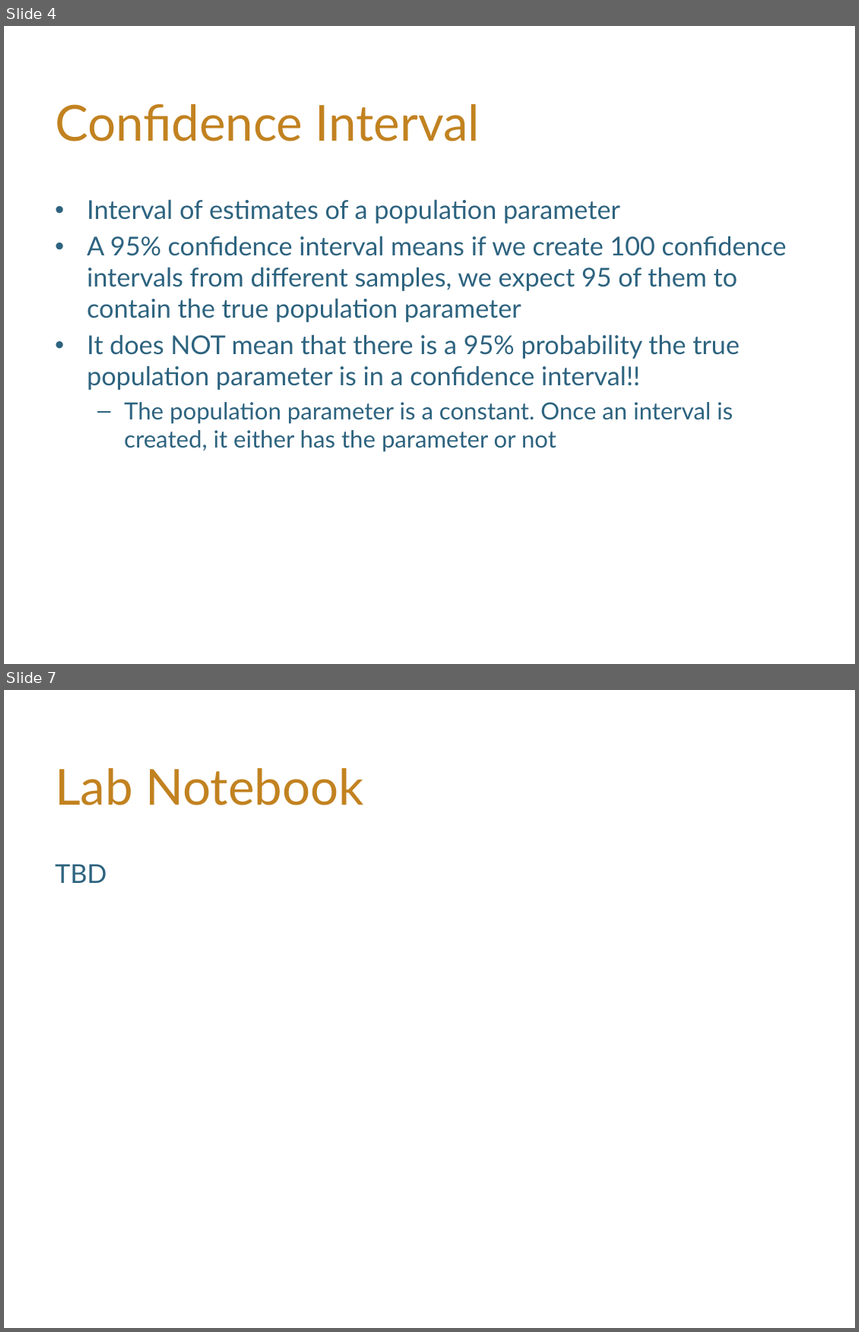
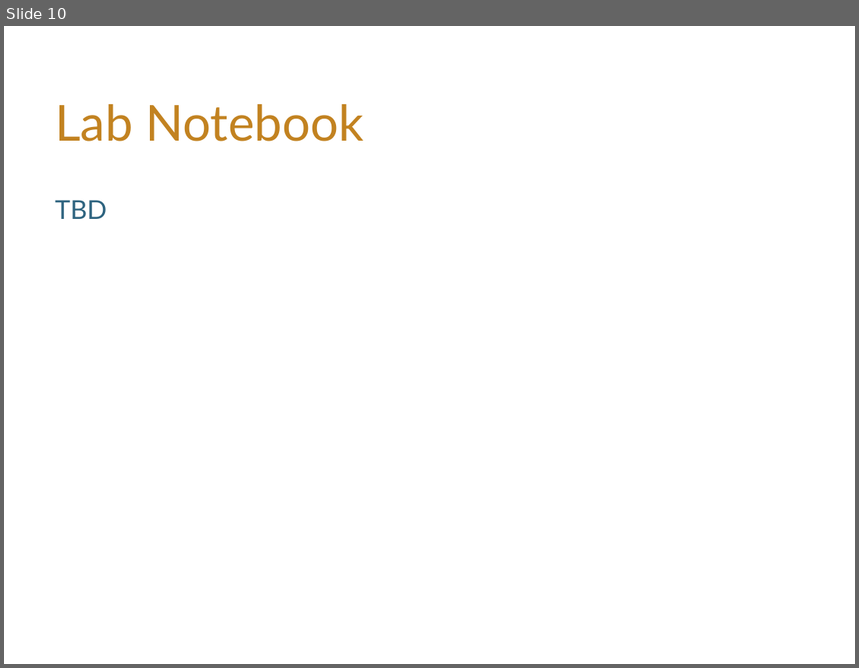
Before and after one commit to hLuo27/teaching, a slide deck: data8/slides/lab7.pptx. Shown one above the other, each under a label of ours: slides 4 and 7 before the commit, slide 10 after it; the slides between them are not shown. The pictures are 859x1332 and 859x668 pixels, drawn with LibreOffice and Linux fonts; fonts in the diff are those of the drawing; background and template pictures are left out. Boxes give left, top, right and bottom in pixels: in the first picture for what was removed or moved away, otherwise in the second. Text is boxed around its words. In the diff, an @@ line names an element or a change of style, - is before the commit and + after.

```diff
--- a/data8/slides/lab7.pptx
+++ b/data8/slides/lab7.pptx
@@ slide 4 removed at (4, 26, 855, 664), background #FFFFFF @@
@@ title removed at (55, 104, 480, 142) @@
-Confidence Interval
@@ text removed at (87, 199, 787, 452) @@
-• Interval of estimates of a population parameter
-• A 95% confidence interval means if we create 100 confidence intervals from different samples, we expect 95 of them to contain the true population parameter
-• It does NOT mean that there is a 95% probability the true population parameter is in a confidence interval!!
-  – The population parameter is a constant. Once an interval is created, it either has the parameter or not
@@ what was slide 7 is now slide 10 @@
```
Also in this commit, not shown: 2 slides changed, 7 slides added, 3 other slides removed, 5 other files.
